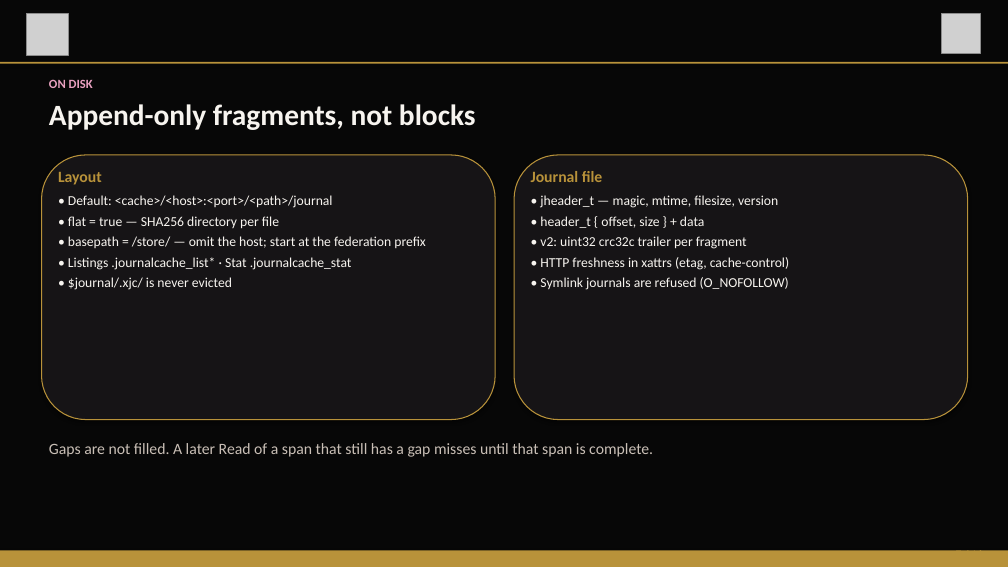
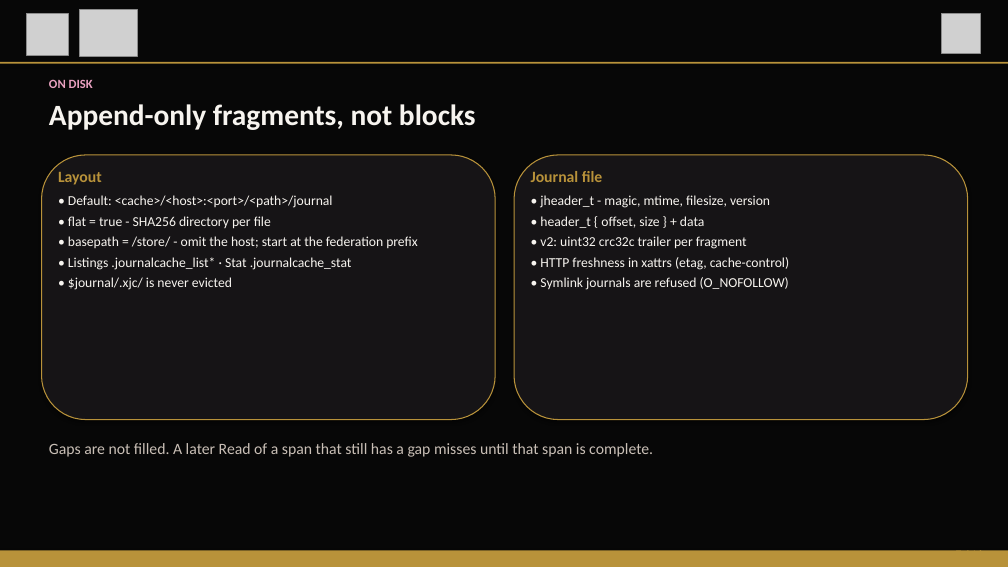
Before and after one commit to cern-eos/xrootd, a slide deck: slide 7 of docs/JournalCache-architecture-slides.pptx. Drawn at 1008x567 pixels with LibreOffice and Linux fonts; fonts in the diff are those of the drawing; grey boxes stand for pictures. Boxes give left, top, right and bottom in pixels: in the first picture for what was removed or moved away, otherwise in the second. Text is boxed around its words. In the diff, an @@ line names an element or a change of style, - is before the commit and + after.

```diff
--- a/docs/JournalCache-architecture-slides.pptx
+++ b/docs/JournalCache-architecture-slides.pptx
@@ picture added at (79, 9, 137, 56) @@
@@ text at (540, 195, 770, 208): text changed @@
-• jheader_t — magic, mtime, filesize, version
+• jheader_t - magic, mtime, filesize, version
@@ text at (68, 216, 418, 248): text changed @@
-• flat = true — SHA256 directory per file
-• basepath = /store/ — omit the host; start at the federation prefix
+• flat = true - SHA256 directory per file
+• basepath = /store/ - omit the host; start at the federation prefix
```
Also in this commit, not shown: 15 other slides changed, 3 other files.
